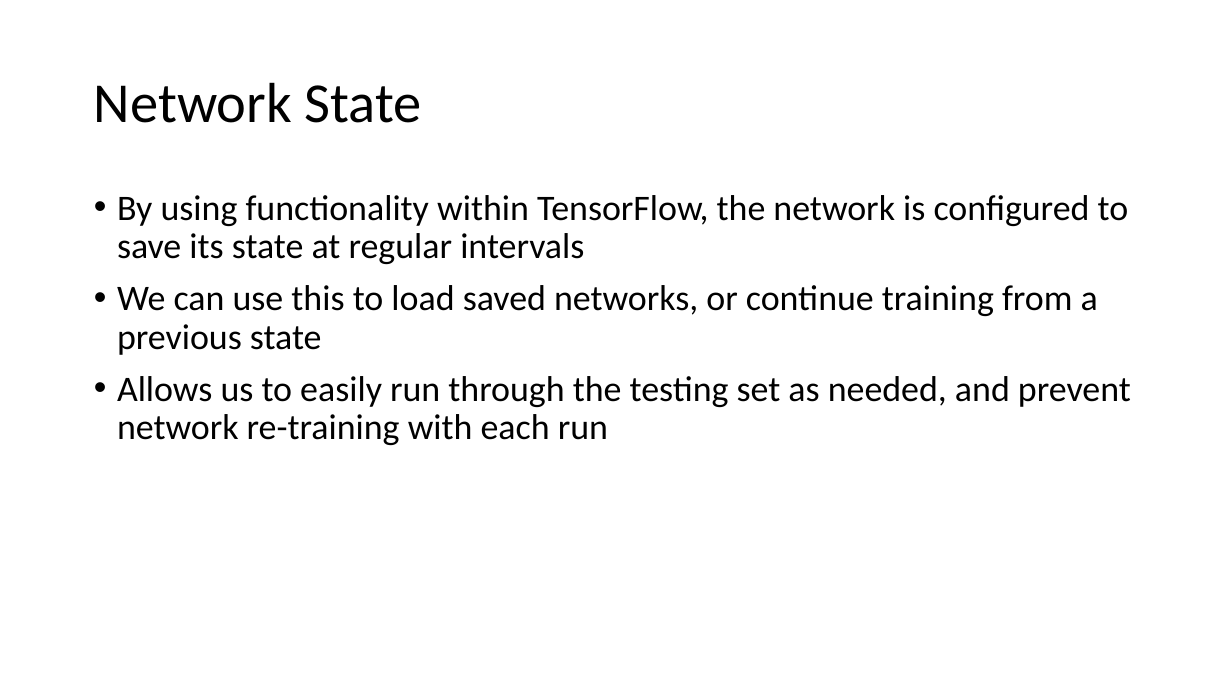
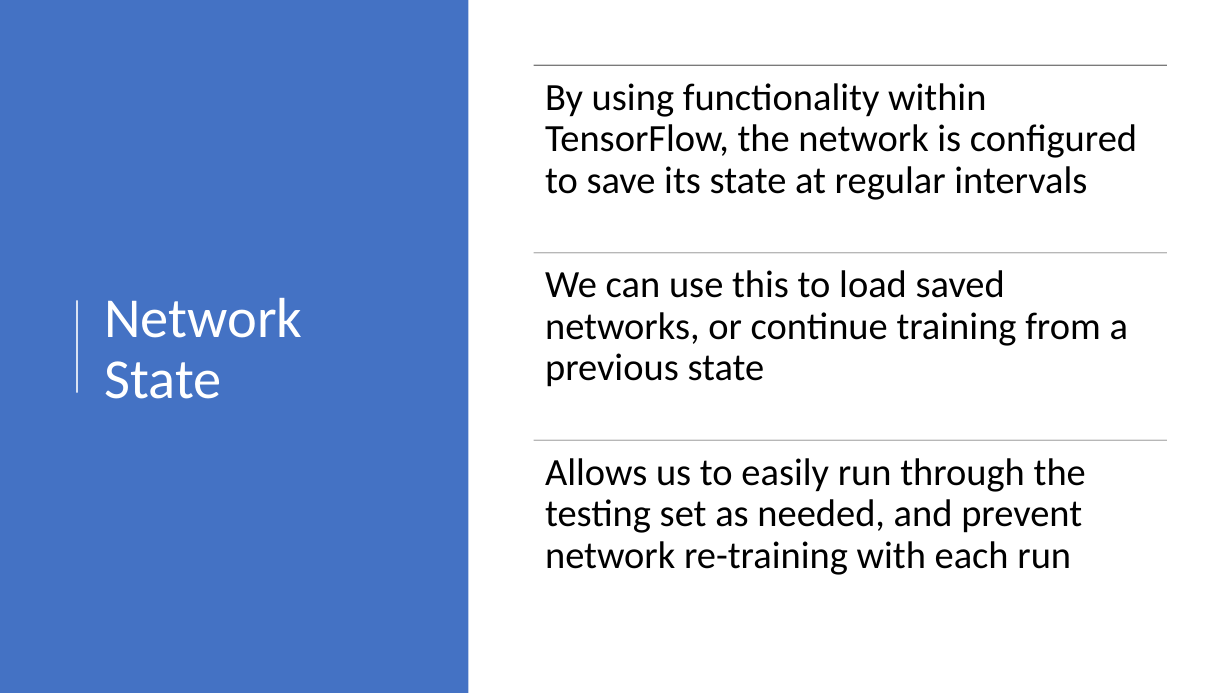
Before and after one commit to ChrisKalahiki/CNN-for-BelgiumTS-and-MNIST, a slide deck: slide 7 of RIPMazeRunner.pptx (slide 8 before the commit). Drawn at 1232x693 pixels with LibreOffice and Linux fonts; fonts in the diff are those of the drawing. Boxes give left, top, right and bottom in pixels: in the first picture for what was removed or moved away, otherwise in the second. Text is boxed around its words. In the diff, an @@ line names an element or a change of style, - is before the commit and + after.

```diff
--- a/RIPMazeRunner.pptx
+++ b/RIPMazeRunner.pptx
@@ rectangle added at bbox=[0, 0, 469, 693], fill #4472C4 @@
@@ title "Network State": place and size @@
-title "Network State" at bbox=[94, 82, 422, 123]
+title "Network State" at bbox=[105, 298, 303, 399]
@@ title "Network State" at bbox=[105, 298, 303, 399]: text colour #000000 to #FFFFFF @@
@@ text removed at bbox=[117, 195, 1131, 445] @@
-• By using functionality within TensorFlow, the network is configured to save its state at regular intervals
-• We can use this to load saved networks, or continue training from a previous state
-• Allows us to easily run through the testing set as needed, and prevent network re-training with each run
@@ line added from (77, 393) to (77, 300), #FFFFFF 1.5 pt @@
@@ group added at bbox=[533, 66, 1167, 575]: 3 lines, 3 texts @@
+By using functionality within TensorFlow, the network is configured to save its state at regular intervals
+We can use this to load saved networks, or continue training from a previous state
+Allows us to easily run through the testing set as needed, and prevent network re-training with each run
```
Also in this commit, not shown: 9 other slides changed, 2 slides added, 3 slides removed.
